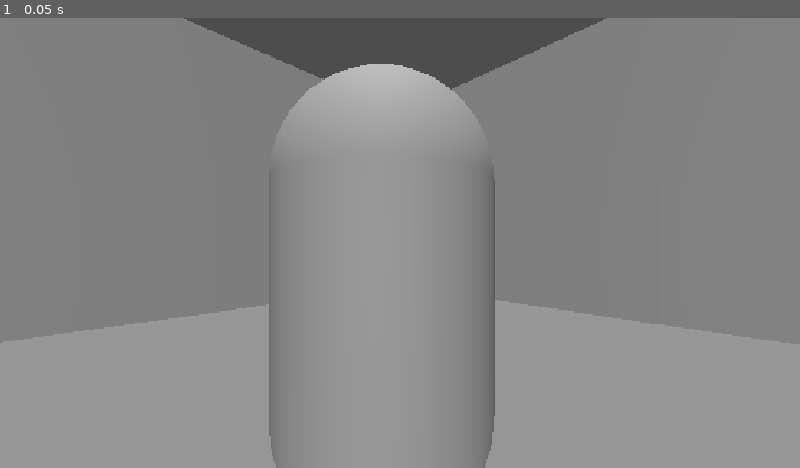
Above: before the commit, frame 1.
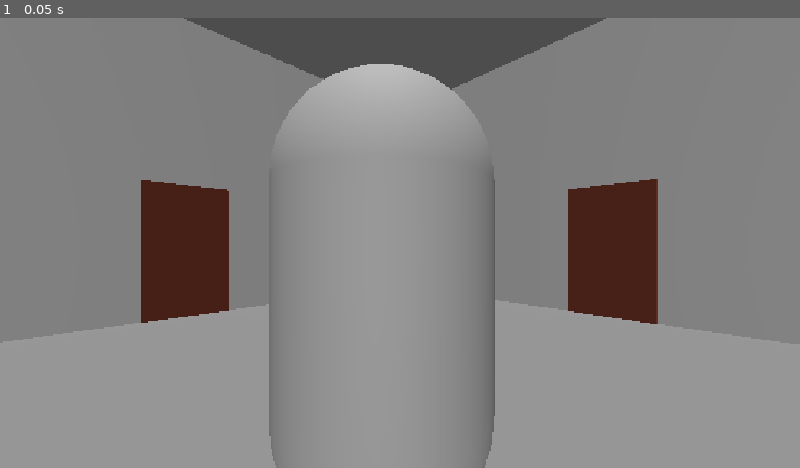
Above: after the commit, the same moment.

Repository: AmineBin/fear-the-darkness
Game: Godot game, scene res://Scenes/main.tscn
Same seed, same stepped clock (60 frames per second), same inputs: the game is played once before the commit and once after it. Before the commit the project has no main scene; this scene is started directly in both runs.
Inputs:
- Up to frame 1 (0.05 s): no input

The runs differ from the first frame. In frame 1, 6.6% of the frame differs, in the area x 17-83%, y 35-68%.

Commit message:
add health and healing system

Diff:
--- /dev/null
+++ b/Scenes/inventory/health.tscn
@@ -0,0 +1,21 @@
+[gd_scene format=3 uid="uid://dab2qf3tvr0ou"]
+
+[ext_resource type="Script" uid="uid://udbonlu8gc3b" path="res://scripts/inventory/health.gd" id="1_twtut"]
+[ext_resource type="Texture2D" uid="uid://k4788caks1it" path="res://art/placeholder/health/health1.jpg" id="2_o13u6"]
+[ext_resource type="Texture2D" uid="uid://b0tt3307rhhip" path="res://art/placeholder/health/health2.jpg" id="3_axceb"]
+[ext_resource type="Texture2D" uid="uid://bx8pa3gphhssq" path="res://art/placeholder/health/health3.jpg" id="4_t4tfs"]
+[ext_resource type="Texture2D" uid="uid://b7i3as8tnrscy" path="res://art/placeholder/health/health4.jpg" id="5_nnbp1"]
+
+[node name="Health" type="Control" unique_id=1676146403]
+layout_mode = 3
+anchors_preset = 15
+anchor_right = 1.0
+anchor_bottom = 1.0
+grow_horizontal = 2
+grow_vertical = 2
+script = ExtResource("1_twtut")
+textures = Array[Texture2D]([ExtResource("5_nnbp1"), ExtResource("4_t4tfs"), ExtResource("3_axceb"), ExtResource("2_o13u6")])
+
+[node name="Sprite2D" type="Sprite2D" parent="." unique_id=219214627]
+position = Vector2(19.999983, 11.25)
+scale = Vector2(0.029861115, 0.029861113)
--- /dev/null
+++ b/Scenes/inventory/inventory_context.tscn
@@ -0,0 +1,37 @@
+[gd_scene format=3 uid="uid://crrigloaq0hlh"]
+
+[ext_resource type="Script" uid="uid://h730sqas58me" path="res://scripts/inventory/inventory_context.gd" id="1_r88gv"]
+
+[node name="InventoryContext" type="Control" unique_id=1779115200]
+layout_mode = 3
+anchors_preset = 15
+anchor_right = 1.0
+anchor_bottom = 1.0
+offset_right = -985.0
+offset_bottom = -593.0
+grow_horizontal = 2
+grow_vertical = 2
+script = ExtResource("1_r88gv")
+
+[node name="HBoxContainer" type="HBoxContainer" parent="." unique_id=399853729]
+layout_mode = 0
+offset_right = 162.0
+offset_bottom = 31.0
+scale = Vector2(0.25, 0.25)
+
+[node name="Use" type="Button" parent="HBoxContainer" unique_id=132645746]
+layout_mode = 2
+theme_override_font_sizes/font_size = 16
+text = "Use"
+
+[node name="Discard" type="Button" parent="HBoxContainer" unique_id=505409276]
+layout_mode = 2
+text = "Throw"
+
+[node name="Cancel" type="Button" parent="HBoxContainer" unique_id=1680912063]
+layout_mode = 2
+text = "Cancel"
+
+[connection signal="pressed" from="HBoxContainer/Use" to="." method="_on_use_pressed"]
+[connection signal="pressed" from="HBoxContainer/Discard" to="." method="_on_discard_pressed"]
+[connection signal="pressed" from="HBoxContainer/Cancel" to="." method="_on_cancel_pressed"]
--- /dev/null
+++ b/Scenes/props/door.tscn
@@ -0,0 +1,23 @@
+[gd_scene format=3 uid="uid://bxm0fad54p27m"]
+
+[ext_resource type="Script" uid="uid://bsrgguqchre6y" path="res://scripts/props/door.gd" id="1_qq3h0"]
+
+[sub_resource type="StandardMaterial3D" id="StandardMaterial3D_emj6c"]
+albedo_color = Color(0.30361712, 0.09950801, 0, 1)
+
+[sub_resource type="BoxMesh" id="BoxMesh_3xd07"]
+
+[sub_resource type="BoxShape3D" id="BoxShape3D_3xd07"]
+
+[node name="Door" type="StaticBody3D" unique_id=240406108]
+collision_layer = 2
+script = ExtResource("1_qq3h0")
+
+[node name="MeshInstance3D" type="MeshInstance3D" parent="." unique_id=237949137]
+transform = Transform3D(0.1, 0, 0, 0, 2.2, 0, 0, 0, 1.2, 0, 0, 0)
+material_override = SubResource("StandardMaterial3D_emj6c")
+mesh = SubResource("BoxMesh_3xd07")
+
+[node name="CollisionShape3D" type="CollisionShape3D" parent="." unique_id=1366888155]
+transform = Transform3D(0.099999994, 0, 0, 0, 2.1999998, 0, 0, 0, 1.1999999, 0, 0, 0)
+shape = SubResource("BoxShape3D_3xd07")
--- /dev/null
+++ b/Scenes/props/items/key.tscn
@@ -0,0 +1,25 @@
+[gd_scene format=3 uid="uid://cw0pf1c2n6n7g"]
+
+[ext_resource type="Script" uid="uid://cinmq7qdq6fpo" path="res://scripts/items/key.gd" id="1_ivv6y"]
+[ext_resource type="Resource" uid="uid://d0tt6ykltt3wg" path="res://resources/props/items/key.tres" id="2_ivv6y"]
+
+[sub_resource type="BoxShape3D" id="BoxShape3D_jq8tk"]
+
+[sub_resource type="StandardMaterial3D" id="StandardMaterial3D_jyhfs"]
+albedo_color = Color(1, 1, 0.02745098, 1)
+
+[sub_resource type="PrismMesh" id="PrismMesh_3xd07"]
+
+[node name="Key" type="Area3D" unique_id=927341689]
+transform = Transform3D(0.5, 0, 0, 0, 0.5, 0, 0, 0, 0.5, 0, 0, 0)
+collision_layer = 2
+script = ExtResource("1_ivv6y")
+item = ExtResource("2_ivv6y")
+
+[node name="interact_area" type="CollisionShape3D" parent="." unique_id=1883438349]
+transform = Transform3D(2, 0, 0, 0, 2, 0, 0, 0, 2, 0, 0, 0)
+shape = SubResource("BoxShape3D_jq8tk")
+
+[node name="MeshInstance3D" type="MeshInstance3D" parent="." unique_id=813554701]
+material_override = SubResource("StandardMaterial3D_jyhfs")
+mesh = SubResource("PrismMesh_3xd07")
--- /dev/null
+++ b/Scenes/props/items/med_kit.tscn
@@ -0,0 +1,27 @@
+[gd_scene format=3 uid="uid://xhj505s5uuhc"]
+
+[ext_resource type="Script" uid="uid://cinmq7qdq6fpo" path="res://scripts/items/key.gd" id="1_mjidu"]
+[ext_resource type="Resource" uid="uid://j8vwf02x534k" path="res://resources/props/items/med_kit.tres" id="2_mjidu"]
+
+[sub_resource type="BoxShape3D" id="BoxShape3D_jq8tk"]
+size = Vector3(1, 2.565918, 1)
+
+[sub_resource type="StandardMaterial3D" id="StandardMaterial3D_jyhfs"]
+albedo_color = Color(1, 1, 0.627451, 1)
+
+[sub_resource type="BoxMesh" id="BoxMesh_dfgww"]
+
+[node name="Key" type="Area3D" unique_id=927341689]
+transform = Transform3D(0.5, 0, 0, 0, 0.5, 0, 0, 0, 0.5, 0, 0, 0)
+collision_layer = 2
+script = ExtResource("1_mjidu")
+item = ExtResource("2_mjidu")
+
+[node name="interact_area" type="CollisionShape3D" parent="." unique_id=1883438349]
+transform = Transform3D(2, 0, 0, 0, 2, 0, 0, 0, 2, 0, 1.565918, 0)
+shape = SubResource("BoxShape3D_jq8tk")
+
+[node name="MeshInstance3D" type="MeshInstance3D" parent="." unique_id=813554701]
+transform = Transform3D(1, 0, 0, 0, 0.13345224, 0, 0, 0, 1, 0, 0, 0)
+material_override = SubResource("StandardMaterial3D_jyhfs")
+mesh = SubResource("BoxMesh_dfgww")
--- /dev/null
+++ b/Scenes/props/stairs.tscn
@@ -0,0 +1,58 @@
+[gd_scene format=3 uid="uid://cv0rv83wa6sb1"]
+
+[sub_resource type="BoxShape3D" id="BoxShape3D_h83rl"]
+size = Vector3(1, 1, 1.2490234)
+
+[node name="Stairs" type="StaticBody3D" unique_id=2051965807]
+
+[node name="CSGBox3D4" type="CSGBox3D" parent="." unique_id=1534517926]
+transform = Transform3D(2, 0, 0, 0, 0.3, 0, 0, 0, 0.2, 0, 0, -0.001)
+
+[node name="CSGBox3D5" type="CSGBox3D" parent="." unique_id=1914363873]
+transform = Transform3D(2, 0, 0, 0, 0.3, 0, 0, 0, 0.2, 0, 0.15409273, -0.19775678)
+
+[node name="CSGBox3D6" type="CSGBox3D" parent="." unique_id=444210545]
+transform = Transform3D(2, 0, 0, 0, 0.3, 0, 0, 0, 0.2, 0, 0.30039442, -0.3932591)
+
+[node name="CSGBox3D7" type="CSGBox3D" parent="." unique_id=984488650]
+transform = Transform3D(2, 0, 0, 0, 0.3, 0, 0, 0, 0.2, 0, 0.45448714, -0.5900159)
+
+[node name="CSGBox3D8" type="CSGBox3D" parent="." unique_id=736771228]
+transform = Transform3D(2, 0, 0, 0, 0.3, 0, 0, 0, 0.2, 0, 0.58908916, -0.78517467)
+
+[node name="CSGBox3D9" type="CSGBox3D" parent="." unique_id=831979501]
+transform = Transform3D(2, 0, 0, 0, 0.3, 0, 0, 0, 0.2, 0, 0.7431819, -0.98193145)
+
+[node name="CSGBox3D10" type="CSGBox3D" parent="." unique_id=1170289748]
+transform = Transform3D(2, 0, 0, 0, 0.3, 0, 0, 0, 0.2, 0, 0.8894836, -1.1774337)
+
+[node name="CSGBox3D11" type="CSGBox3D" parent="." unique_id=1614620345]
+transform = Transform3D(2, 0, 0, 0, 0.3, 0, 0, 0, 0.2, 0, 1.0435762, -1.3741906)
+
+[node name="CSGBox3D12" type="CSGBox3D" parent="." unique_id=789139178]
+transform = Transform3D(2, 0, 0, 0, 0.3, 0, 0, 0, 0.2, 0, 1.223399, -1.5713333)
+
+[node name="CSGBox3D13" type="CSGBox3D" parent="." unique_id=907850494]
+transform = Transform3D(2, 0, 0, 0, 0.3, 0, 0, 0, 0.2, 0, 1.3774917, -1.76809)
+
+[node name="CSGBox3D14" type="CSGBox3D" parent="." unique_id=524504319]
+transform = Transform3D(2, 0, 0, 0, 0.3, 0, 0, 0, 0.2, 0, 1.5237935, -1.9635923)
+
+[node name="CSGBox3D15" type="CSGBox3D" parent="." unique_id=1884645275]
+transform = Transform3D(2, 0, 0, 0, 0.3, 0, 0, 0, 0.2, 0, 1.6778862, -2.1603491)
+
+[node name="CSGBox3D16" type="CSGBox3D" parent="." unique_id=1496811595]
+transform = Transform3D(2, 0, 0, 0, 0.3, 0, 0, 0, 0.2, 0, 1.8124882, -2.3555079)
+
+[node name="CSGBox3D17" type="CSGBox3D" parent="." unique_id=1040171416]
+transform = Transform3D(2, 0, 0, 0, 0.3, 0, 0, 0, 0.2, 0, 1.9665809, -2.5522647)
+
+[node name="CSGBox3D18" type="CSGBox3D" parent="." unique_id=804121049]
+transform = Transform3D(2, 0, 0, 0, 0.3, 0, 0, 0, 0.2, 0, 2.1128826, -2.747767)
+
+[node name="CSGBox3D19" type="CSGBox3D" parent="." unique_id=1543686665]
+transform = Transform3D(2, 0, 0, 0, 0.3, 0, 0, 0, 0.2, 0, 2.2669754, -2.9445238)
+
+[node name="CollisionShape3D" type="CollisionShape3D" parent="." unique_id=1077653130]
+transform = Transform3D(2, 0, 0, 0, 0.78360265, -1.8637868, 0, 0.6212623, 2.3508077, 0, 0.8881157, -1.6144266)
+shape = SubResource("BoxShape3D_h83rl")
--- /dev/null
+++ b/Scripts/inventory/health.gd
@@ -0,0 +1,9 @@
+extends Control
+
+@export var textures: Array[Texture2D]
+
+func _ready() -> void:
+	$Sprite2D.texture = textures[3]
+
+func update_display(current_health):
+	$Sprite2D.texture = textures[current_health - 1]
--- /dev/null
+++ b/Scripts/inventory/inventory_context.gd
@@ -0,0 +1,27 @@
+extends Control
+
+var current_slot: InvSlot
+
+func show_menu(slot):
+	visible = true
+	current_slot = slot
+
+func _on_cancel_pressed() -> void:
+	visible = false
+
+func _on_use_pressed() -> void:
+	var player_node = get_node("/root/Main/Player")
+	var inventory_node = get_node("/root/Main/Player/CanvasLayer/Inv_UI")
+	if player_node.health != 4:
+		current_slot.item.use_item(player_node)
+		current_slot.discard_item()
+		inventory_node.update_slots()
+		visible = false
+	else:
+		print("PV déjà au max")
+
+func _on_discard_pressed() -> void:
+	var inventory_node = get_node("/root/Main/Player/CanvasLayer/Inv_UI")
+	current_slot.discard_item()
+	inventory_node.update_slots()
+	visible = false
--- /dev/null
+++ b/Scripts/inventory/inventory_slot.gd
@@ -0,0 +1,12 @@
+extends Resource
+
+class_name InvSlot
+
+@export var item: InvItem
+@export var amount: int
+
+func discard_item():
+	if self.amount > 0:
+		self.amount = self.amount - 1
+	if self.amount == 0:
+		self.item = null
--- /dev/null
+++ b/Scripts/items/key.gd
@@ -0,0 +1,8 @@
+extends Area3D
+
+@export var item: InvItem
+
+func interact():
+	var player = get_node("/root/Main/Player")
+	player.collect(item)
+	self.queue_free()
--- /dev/null
+++ b/Scripts/props/door.gd
@@ -0,0 +1,10 @@
+extends StaticBody3D
+
+@export var target_room: String
+@export var target_spawn: String
+@export var target_camera: String
+
+func interact():
+	var main = get_node("/root/Main")
+	if target_room && target_camera && target_spawn != null:
+		main.change_room(target_room, target_camera, target_spawn)
--- a/project.godot
+++ b/project.godot
@@ -11,6 +11,7 @@
 [application]
 
 config/name="Fear the darkness"
+run/main_scene="uid://dumabfk5i6bdi"
 config/features=PackedStringArray("4.7", "Forward Plus")
 config/icon="res://icon.svg"
 
--- /dev/null
+++ b/resources/inventory/player_inventory.tres
@@ -0,0 +1,57 @@
+[gd_resource type="Resource" script_class="Inv" format=3 uid="uid://d3sp8lxeb34fa"]
+
+[ext_resource type="Script" uid="uid://dwyxb6u64ovxc" path="res://scripts/inventory/inventory_slot.gd" id="2_58qgn"]
+[ext_resource type="Script" uid="uid://bwojta5ml3vmn" path="res://scripts/inventory/inventory.gd" id="3_o3pyv"]
+
+[sub_resource type="Resource" id="Resource_nd2am"]
+script = ExtResource("2_58qgn")
+metadata/_custom_type_script = "uid://dwyxb6u64ovxc"
+
+[sub_resource type="Resource" id="Resource_svlc1"]
+script = ExtResource("2_58qgn")
+metadata/_custom_type_script = "uid://dwyxb6u64ovxc"
+
+[sub_resource type="Resource" id="Resource_kjr6h"]
+script = ExtResource("2_58qgn")
+metadata/_custom_type_script = "uid://dwyxb6u64ovxc"
+
+[sub_resource type="Resource" id="Resource_jnoca"]
+script = ExtResource("2_58qgn")
+metadata/_custom_type_script = "uid://dwyxb6u64ovxc"
+
+[sub_resource type="Resource" id="Resource_bybay"]
+script = ExtResource("2_58qgn")
+metadata/_custom_type_script = "uid://dwyxb6u64ovxc"
+
+[sub_resource type="Resource" id="Resource_klsm4"]
+script = ExtResource("2_58qgn")
+metadata/_custom_type_script = "uid://dwyxb6u64ovxc"
+
+[sub_resource type="Resource" id="Resource_obo1w"]
+script = ExtResource("2_58qgn")
+metadata/_custom_type_script = "uid://dwyxb6u64ovxc"
+
+[sub_resource type="Resource" id="Resource_wbksa"]
+script = ExtResource("2_58qgn")
+metadata/_custom_type_script = "uid://dwyxb6u64ovxc"
+
+[sub_resource type="Resource" id="Resource_3781n"]
+script = ExtResource("2_58qgn")
+metadata/_custom_type_script = "uid://dwyxb6u64ovxc"
+
+[sub_resource type="Resource" id="Resource_t54eq"]
+script = ExtResource("2_58qgn")
+metadata/_custom_type_script = "uid://dwyxb6u64ovxc"
+
+[sub_resource type="Resource" id="Resource_ksm7p"]
+script = ExtResource("2_58qgn")
+metadata/_custom_type_script = "uid://dwyxb6u64ovxc"
+
+[sub_resource type="Resource" id="Resource_od3yx"]
+script = ExtResource("2_58qgn")
+metadata/_custom_type_script = "uid://dwyxb6u64ovxc"
+
+[resource]
+script = ExtResource("3_o3pyv")
+slots = Array[ExtResource("2_58qgn")]([SubResource("Resource_nd2am"), SubResource("Resource_svlc1"), SubResource("Resource_kjr6h"), SubResource("Resource_jnoca"), SubResource("Resource_bybay"), SubResource("Resource_klsm4"), SubResource("Resource_obo1w"), SubResource("Resource_wbksa"), SubResource("Resource_3781n"), SubResource("Resource_t54eq"), SubResource("Resource_ksm7p"), SubResource("Resource_od3yx")])
+metadata/_custom_type_script = "uid://bwojta5ml3vmn"
--- /dev/null
+++ b/resources/props/items/key.tres
@@ -0,0 +1,11 @@
+[gd_resource type="Resource" script_class="InvItem" format=3 uid="uid://d0tt6ykltt3wg"]
+
+[ext_resource type="Script" uid="uid://dev7jwrvam3ah" path="res://scripts/inventory/inventory_item.gd" id="1_wvhsl"]
+[ext_resource type="Texture2D" uid="uid://dkyhbd56enor6" path="res://art/placeholder/items/key.png" id="2_5ufv8"]
+
+[resource]
+script = ExtResource("1_wvhsl")
+name = "key"
+texture = ExtResource("2_5ufv8")
+item_type = "key"
+metadata/_custom_type_script = "uid://dev7jwrvam3ah"
--- /dev/null
+++ b/resources/props/items/med_kit.tres
@@ -0,0 +1,12 @@
+[gd_resource type="Resource" script_class="InvItem" format=3 uid="uid://j8vwf02x534k"]
+
+[ext_resource type="Script" uid="uid://dev7jwrvam3ah" path="res://scripts/inventory/inventory_item.gd" id="1_kwxk8"]
+[ext_resource type="Texture2D" uid="uid://cs5k7pe36g6tx" path="res://art/placeholder/items/med_kit.png" id="2_ksb27"]
+
+[resource]
+script = ExtResource("1_kwxk8")
+name = "med_kit"
+texture = ExtResource("2_ksb27")
+item_type = "heal"
+heal_amount = 4
+metadata/_custom_type_script = "uid://dev7jwrvam3ah"
Not shown, added: Scripts/inventory/health.gd.uid
Not shown, added: Scripts/inventory/inventory_context.gd.uid
Not shown, added: Scripts/inventory/inventory_slot.gd.uid
Not shown, added: Scripts/items/key.gd.uid
Not shown, added: Scripts/props/door.gd.uid
Binary file added: art/placeholder/health/health1.jpg
Not shown, added: art/placeholder/health/health1.jpg.import
Binary file added: art/placeholder/health/health2.jpg
Not shown, added: art/placeholder/health/health2.jpg.import
Binary file added: art/placeholder/health/health3.jpg
Not shown, added: art/placeholder/health/health3.jpg.import
Binary file added: art/placeholder/health/health4.jpg
(and 8 more such lines)
